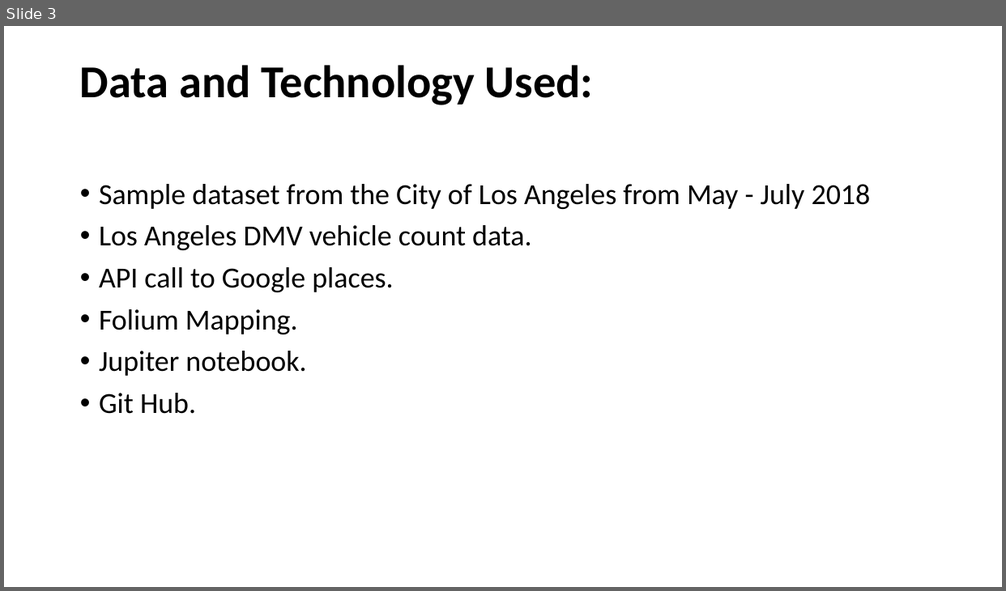
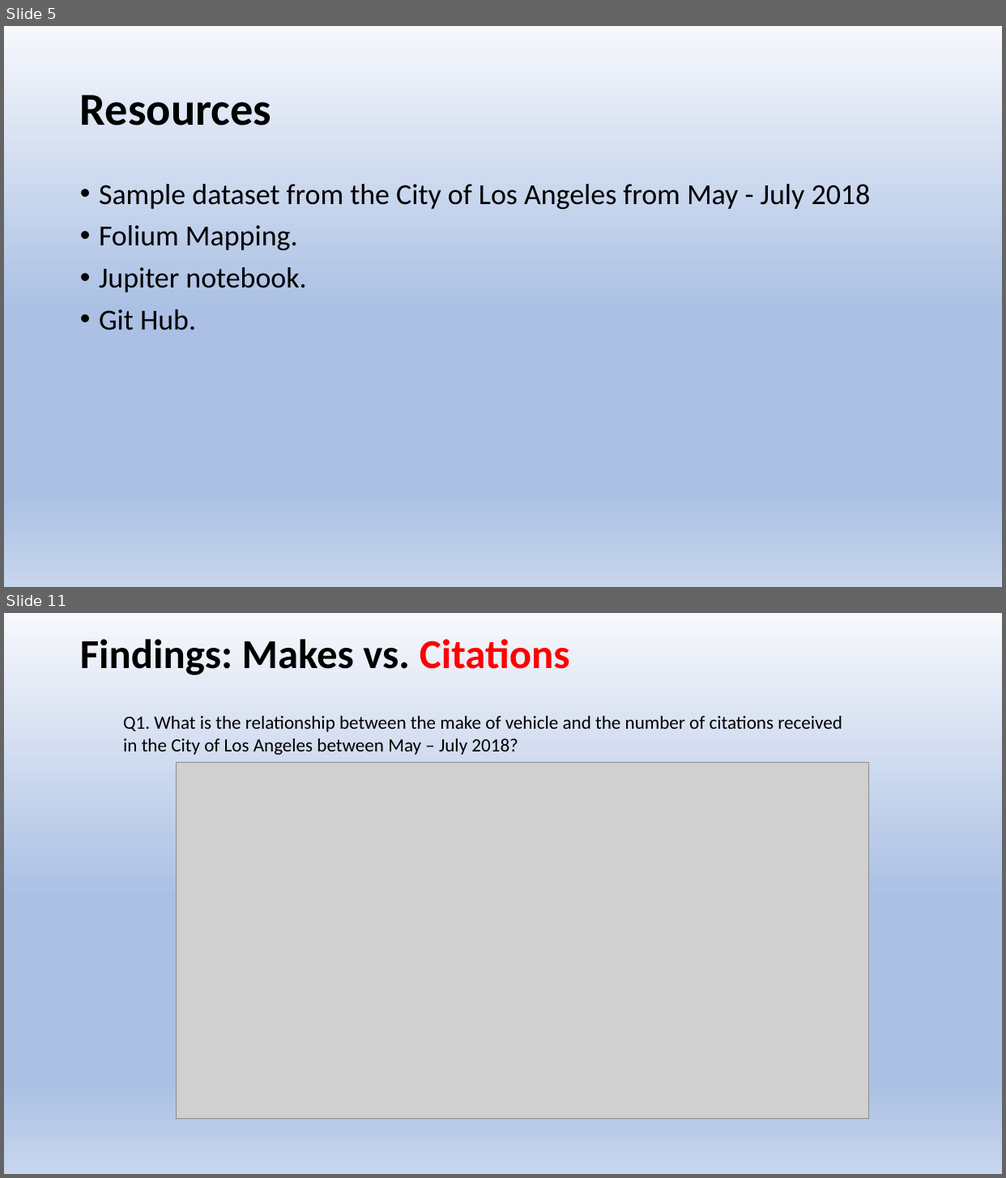
Before and after one commit to chele0630/Team3_Project1, a slide deck: Citation_Py_PPT.pptx. Shown one above the other, each under a label of ours: slide 3 before the commit, slides 5 and 11 after it; the slides between them are not shown. The pictures are 1006x591 and 1006x1178 pixels, drawn with LibreOffice and Linux fonts; fonts in the diff are those of the drawing; grey boxes stand for pictures. Boxes give left, top, right and bottom in pixels: in the first picture for what was removed or moved away, otherwise in the second. Text is boxed around its words. In the diff, an @@ line names an element or a change of style, - is before the commit and + after.

```diff
--- a/Citation_Py_PPT.pptx
+++ b/Citation_Py_PPT.pptx
@@ slide 11 added at (x1=4, y1=613, x2=1002, y2=1174), background gradient #F6F8FC to #ABC0E4 to #C7D5ED @@
@@ title added at (x1=80, y1=639, x2=570, y2=675), 39.6 pt, text #000000, bold @@
+Findings: Makes vs. Citations
@@ text added at (x1=123, y1=716, x2=842, y2=755), 18 pt, text #000000 @@
+Q1. What is the relationship between the make of vehicle and the number of citations received in the City of Los Angeles between May – July 2018?
@@ picture added at (x1=177, y1=763, x2=868, y2=1119) @@
@@ what was slide 3 is now slide 5 @@
@@ slide 5 changed as well @@
@@ background #FFFFFF to gradient #F6F8FC to #ABC0E4 to #C7D5ED @@
@@ title at (x1=80, y1=95, x2=271, y2=126): text changed @@
-Data and Technology Used:
+Resources
@@ text at (x1=99, y1=225, x2=532, y2=292): paragraphs removed @@
-• Los Angeles DMV vehicle count data.
-• API call to Google places.
```
Also in this commit, not shown: 8 other slides changed, 11 other slides added, 8 slides removed.
